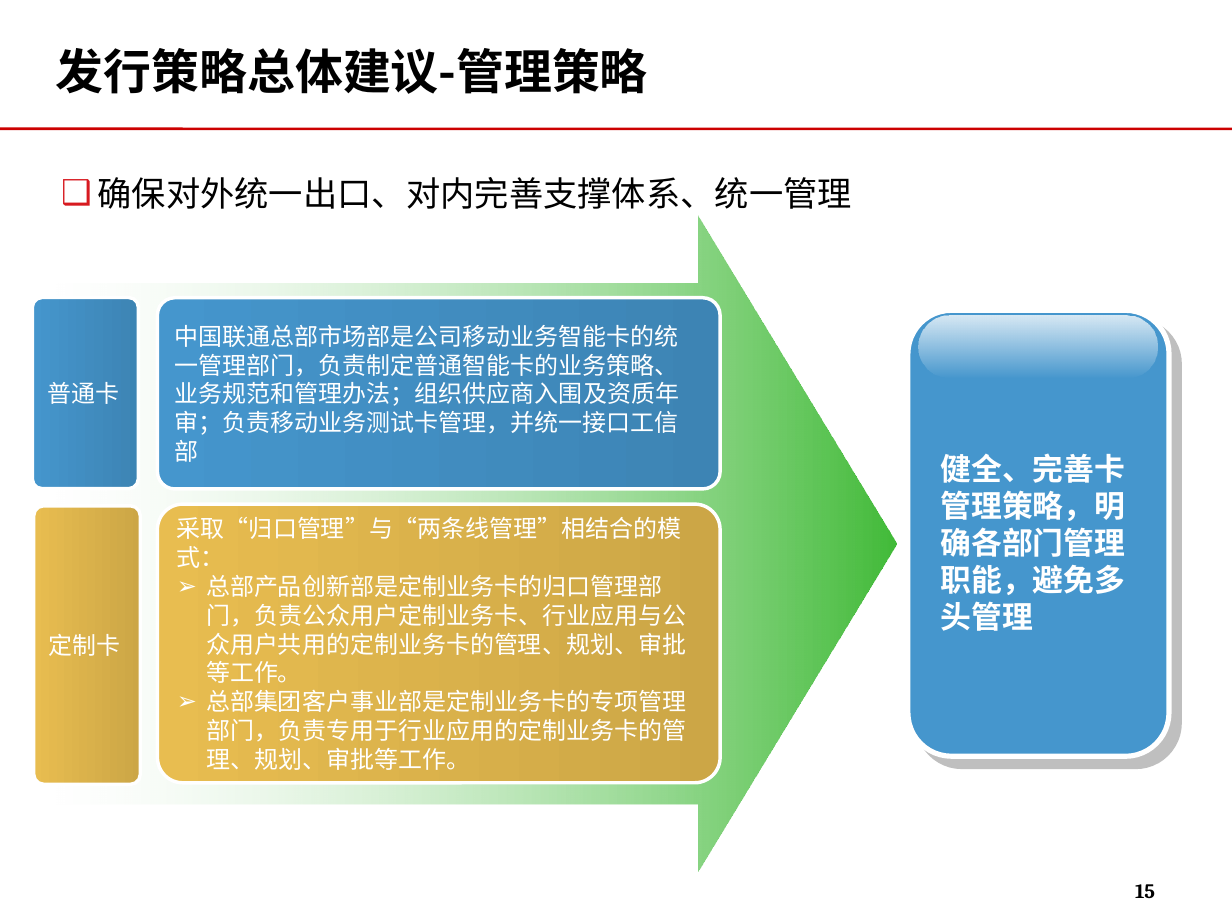
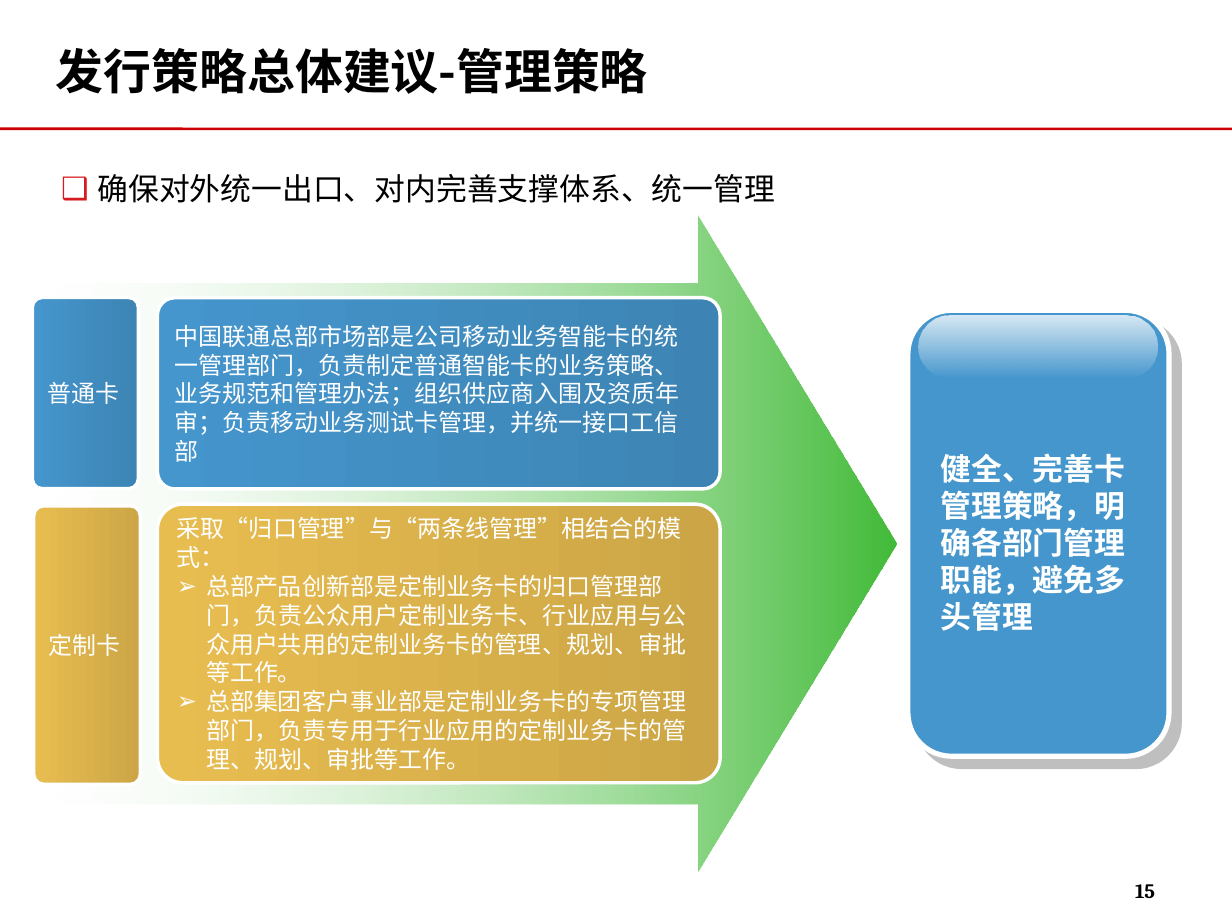
Before and after one commit to momo1101/unicardsrch, a slide deck: slide 15 of 软课题文本/软课题-中国联通电信卡业务及策略研究.ppt. Drawn at 1232x924 pixels with LibreOffice and Linux fonts; fonts in the diff are those of the drawing; background and template pictures are left out. Boxes give left, top, right and bottom in pixels: in the first picture for what was removed or moved away, otherwise in the second. Text is boxed around its words. In the diff, an @@ line names an element or a change of style, - is before the commit and + after.

```diff
--- a/软课题文本/软课题-中国联通电信卡业务及策略研究.ppt
+++ b/软课题文本/软课题-中国联通电信卡业务及策略研究.ppt
@@ text "确保对外统一出口、对内完善支撑体系、统一管理" at [98, 174, 776, 203]: size 20 to 18 pt @@
```
Also in this commit, not shown: 12 other slides changed, 2 slides added.
